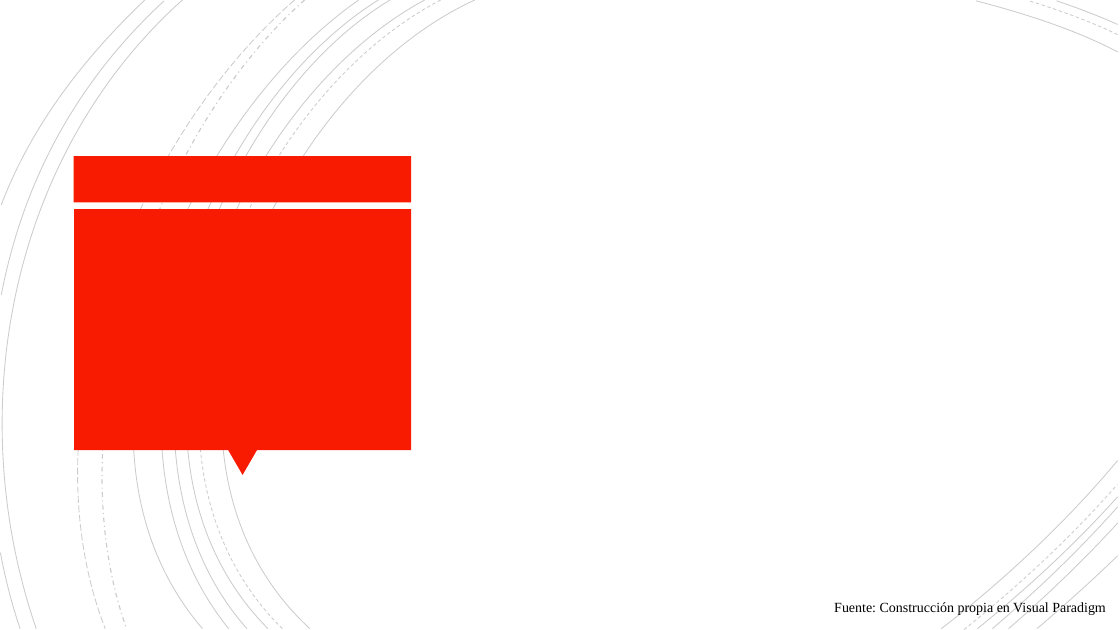
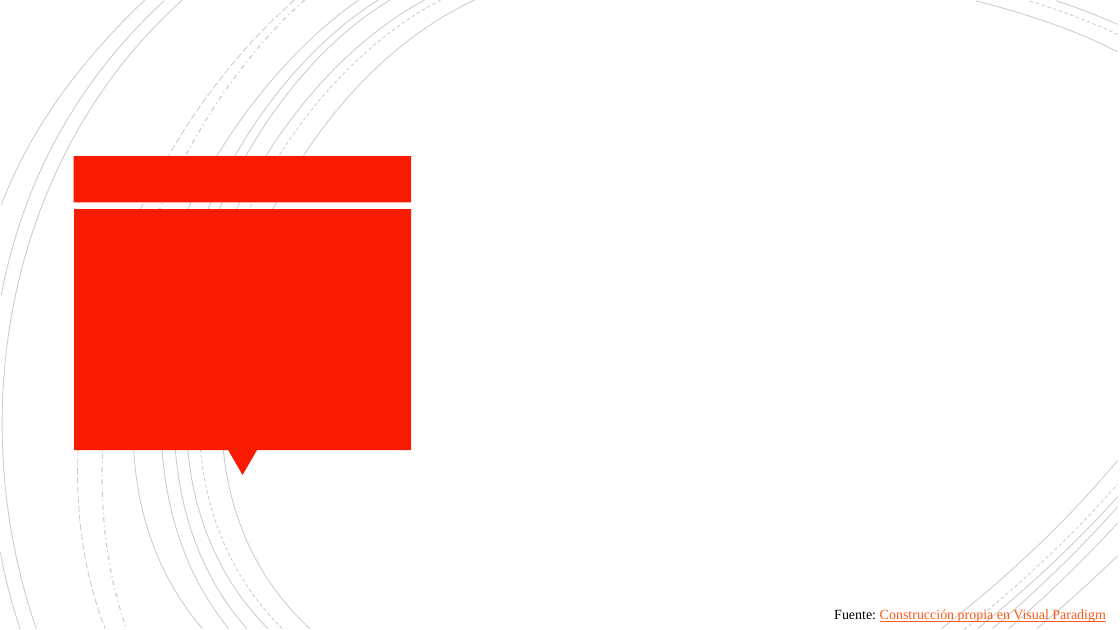
Before and after one commit to Dillan444/PROYECTO_SENA, a slide deck: slide 30 of PLANTEAMIENTO_DEL_PROBLEMA.pptx. Drawn at 1120x630 pixels with LibreOffice and Linux fonts; fonts in the diff are those of the drawing; background and template pictures are left out. Boxes give left, top, right and bottom in pixels: in the first picture for what was removed or moved away, otherwise in the second. Text is boxed around its words. In the diff, an @@ line names an element or a change of style, - is before the commit and + after.

```diff
--- a/PLANTEAMIENTO_DEL_PROBLEMA.pptx
+++ b/PLANTEAMIENTO_DEL_PROBLEMA.pptx
@@ text "Fuente: Construcción propia en Visual ...": place and size @@
-text "Fuente: Construcción propia en Visual ..." at [834,601,1106,615]
+text "Fuente: Construcción propia en Visual ..." at [834,608,1106,622]
@@ text "Fuente: Construcción propia en Visual ..." at [834,608,1106,622]: text colour #000000 to #FC5A1A, underline on in "Construcción propia en Visual Paradigm" @@
```
Also in this commit, not shown: 7 other files.
